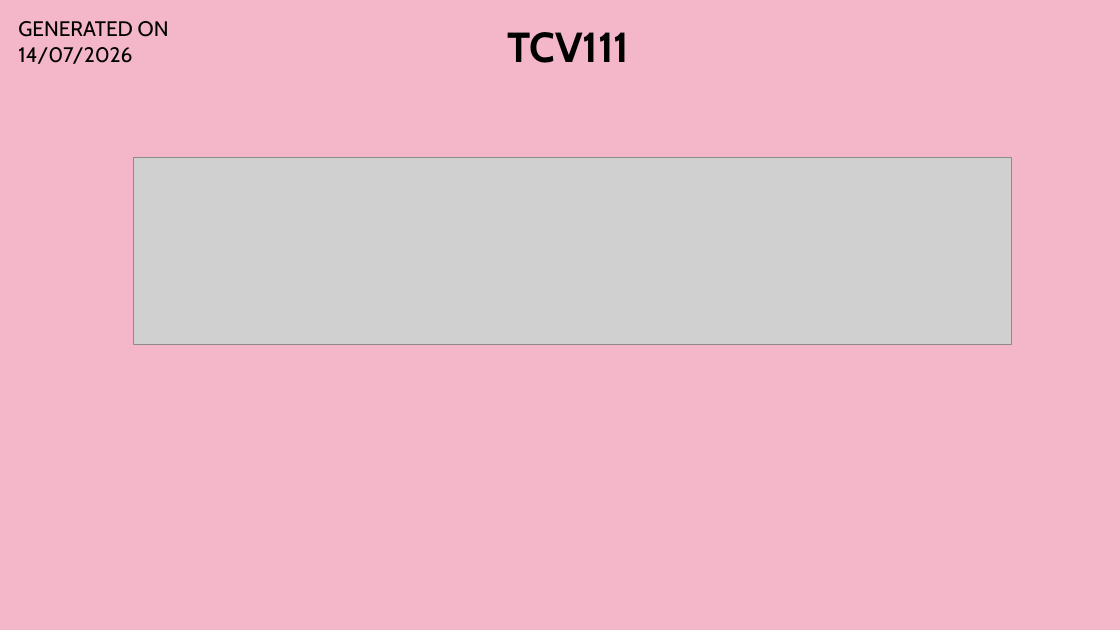
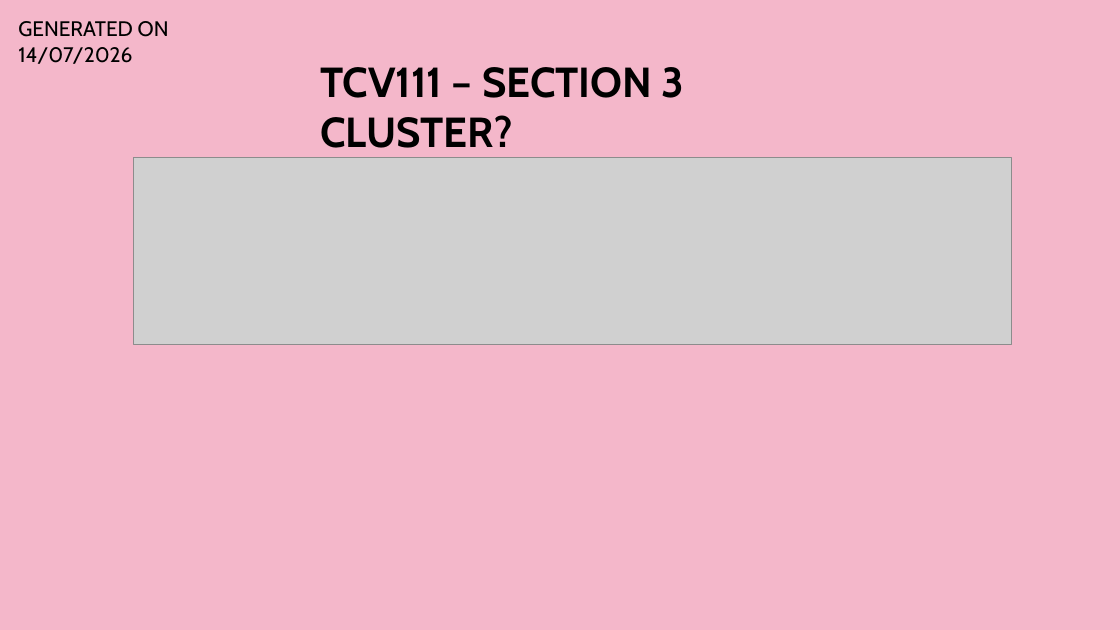
Before and after one commit to Syaziyah30/DeviceCluster, a slide deck: slide 14 of 1.training_model/supplementary/Device Identifier 20260520.pptx. Drawn at 1120x630 pixels with LibreOffice and Linux fonts; fonts in the diff are those of the drawing; grey boxes stand for pictures. Boxes give left, top, right and bottom in pixels: in the first picture for what was removed or moved away, otherwise in the second. Text is boxed around its words. In the diff, an @@ line names an element or a change of style, - is before the commit and + after.

```diff
--- a/1.training_model/supplementary/Device Identifier 20260520.pptx
+++ b/1.training_model/supplementary/Device Identifier 20260520.pptx
@@ text at bbox=[320, 67, 685, 148]: text changed @@
-TCV111
+TCV111 – SECTION 3 CLUSTER?
```
Also in this commit, not shown: 5 other slides changed, 3 slides added, 5 other files.
